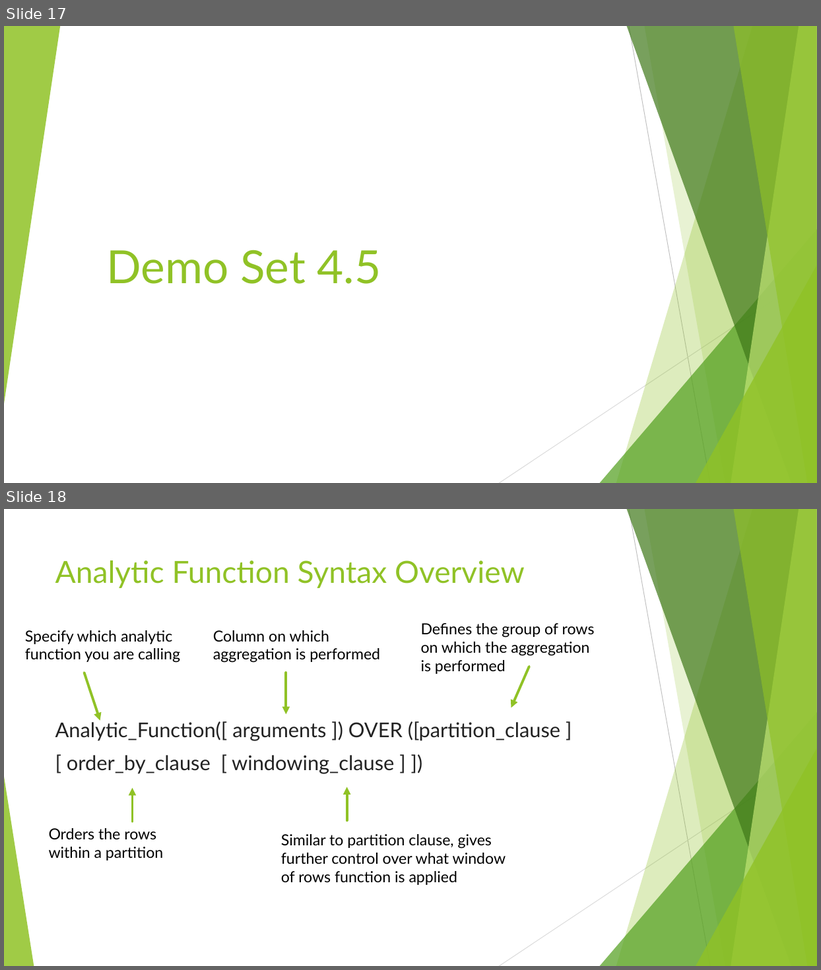
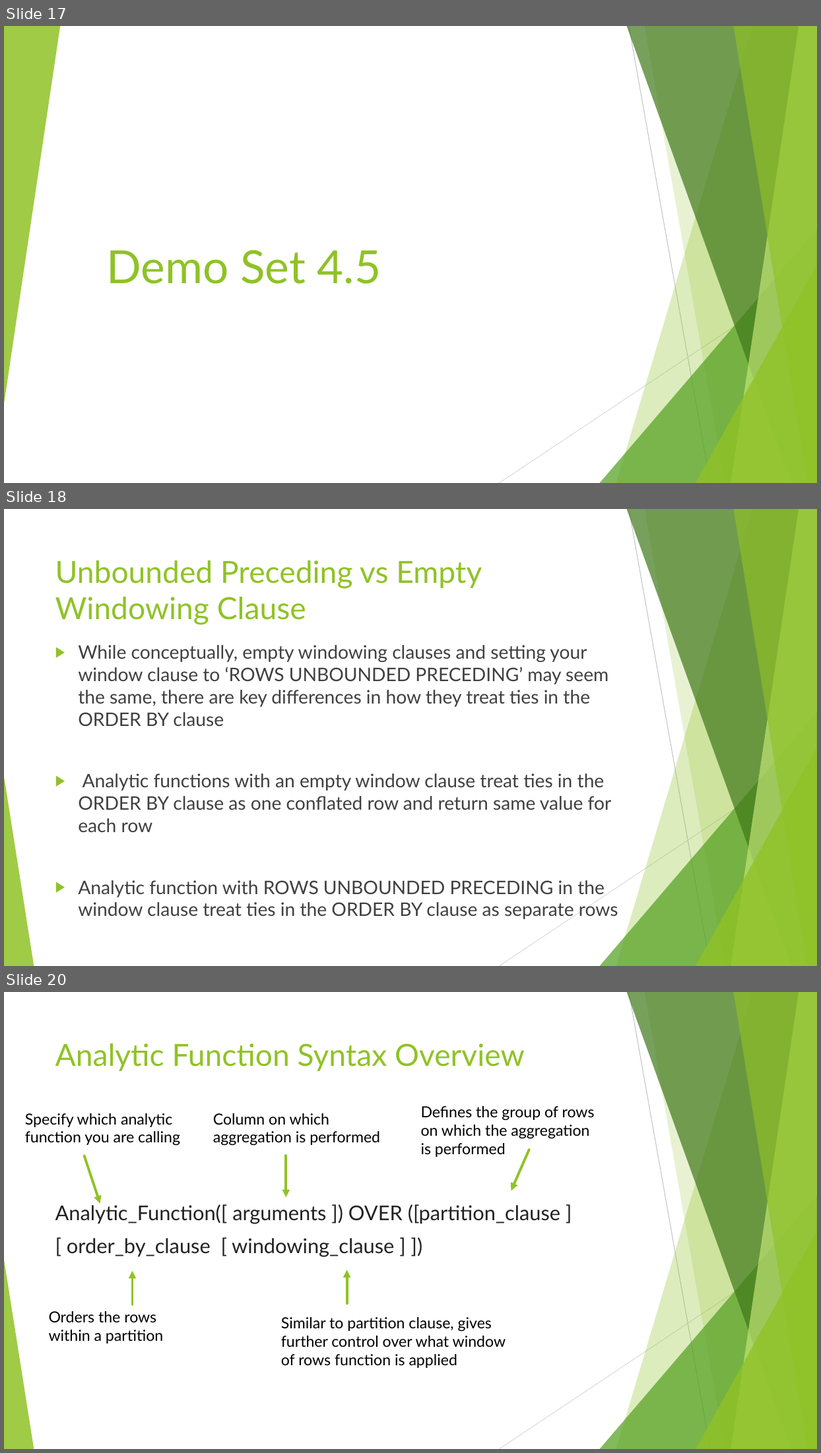
Before and after one commit to seanscott1991/Duke_SQL4DQA, a slide deck: Slides/Week 4 Lecture Slides.pptx. Shown one above the other, each under a label of ours: slides 17 and 18 before the commit, slides 17, 18 and 20 after it; the slides between them are not shown. The pictures are 821x970 and 821x1453 pixels, drawn with LibreOffice and Linux fonts; fonts in the diff are those of the drawing. Boxes give left, top, right and bottom in pixels: in the first picture for what was removed or moved away, otherwise in the second. Text is boxed around its words. In the diff, an @@ line names an element or a change of style, - is before the commit and + after.

```diff
--- a/Slides/Week 4 Lecture Slides.pptx
+++ b/Slides/Week 4 Lecture Slides.pptx
@@ slide 18 added at [4, 509, 817, 966], background #FFFFFF; not listed: 10 template elements that a slide beside it also shows @@
@@ title added at [55, 560, 482, 625], 36 pt, text #90C226 @@
+Unbounded Preceding vs Empty Windowing Clause
@@ text added at [78, 645, 618, 920], 22 pt, text #404040 @@
+▶ While conceptually, empty windowing clauses and setting your window clause to ‘ROWS UNBOUNDED PRECEDING’ may seem the same, there are key differences in how they treat ties in the ORDER BY clause
+▶ Analytic functions with an empty window clause treat ties in the ORDER BY clause as one conflated row and return same value for each row
+▶ Analytic function with ROWS UNBOUNDED PRECEDING in the window clause treat ties in the ORDER BY clause as separate rows
@@ what was slide 18 is now slide 20 @@
```
Also in this commit, not shown: 1 slide changed, 1 other slide added.
